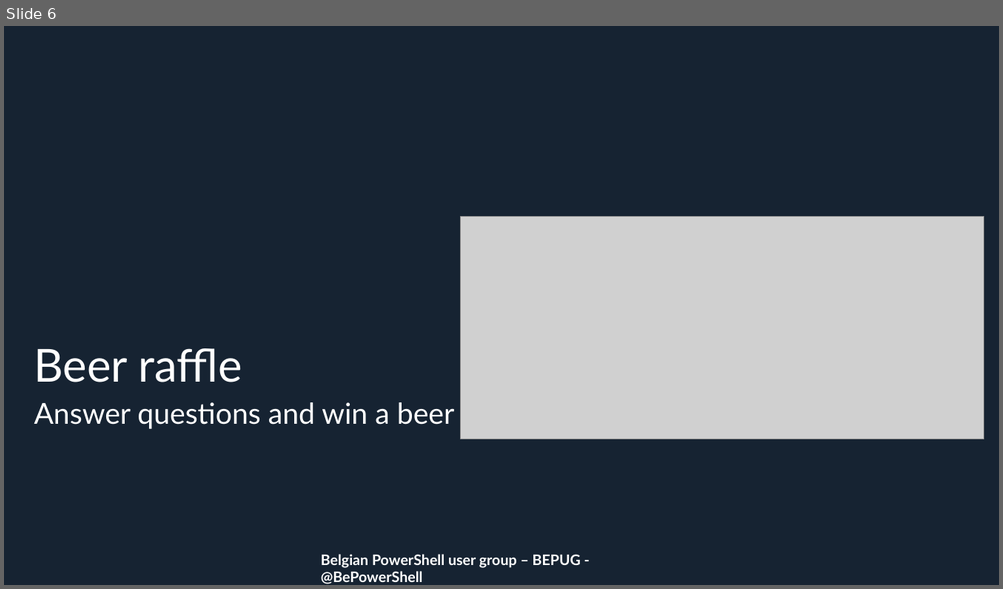
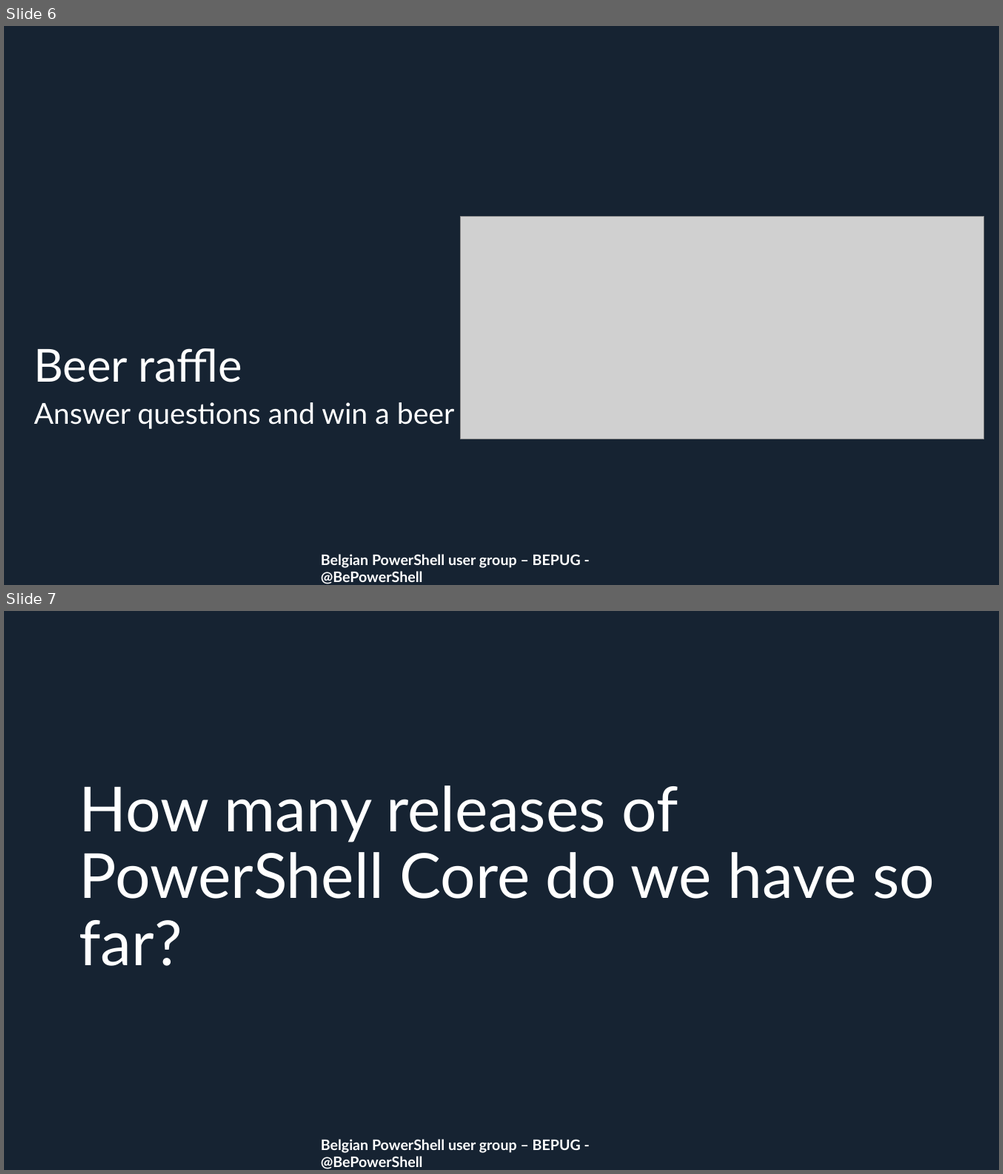
Before and after one commit to BEPUG/meetups, a slide deck: 20190522/_bepug/meetupMay19-outro.pptx. Shown one above the other, each under a label of ours: slide 6 before the commit, slides 6 and 7 after it. The pictures are 1003x589 and 1003x1174 pixels, drawn with LibreOffice and Linux fonts; fonts in the diff are those of the drawing; grey boxes stand for pictures; background and template pictures are left out. Boxes give left, top, right and bottom in pixels: in the first picture for what was removed or moved away, otherwise in the second. Text is boxed around its words. In the diff, an @@ line names an element or a change of style, - is before the commit and + after.

```diff
--- a/20190522/_bepug/meetupMay19-outro.pptx
+++ b/20190522/_bepug/meetupMay19-outro.pptx
@@ slide 7 added at <box>4,611,999,1170</box>, background #162332; not listed: 1 template element that a slide beside it also shows @@
@@ title added at <box>79,786,935,966</box>, 60 pt, text #FFFFFF @@
+How many releases of PowerShell Core do we have so far?
```
Also in this commit, not shown: 2 slides changed, 1 other slide added, 4 slides removed, 7 other files.
